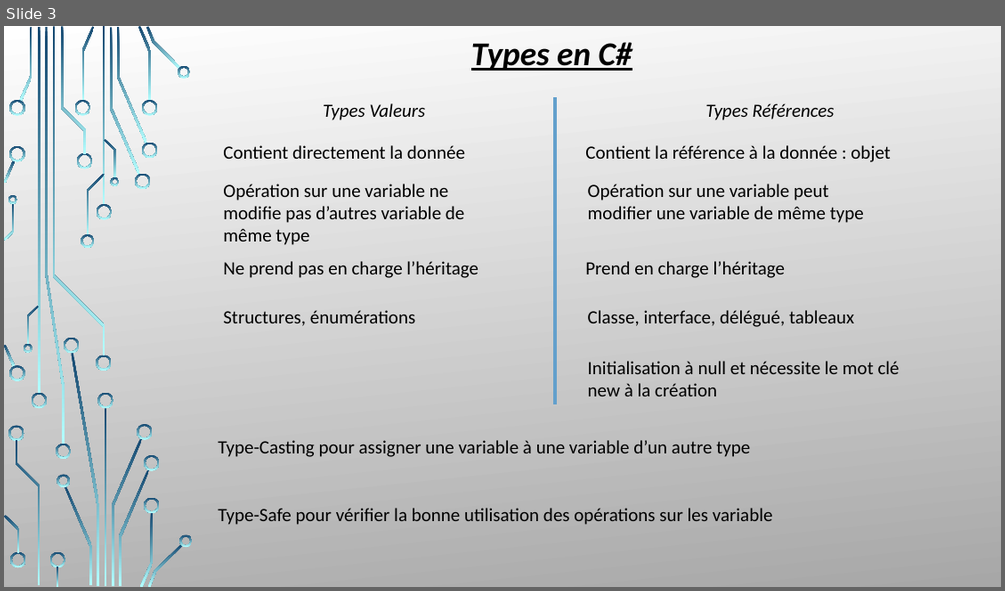
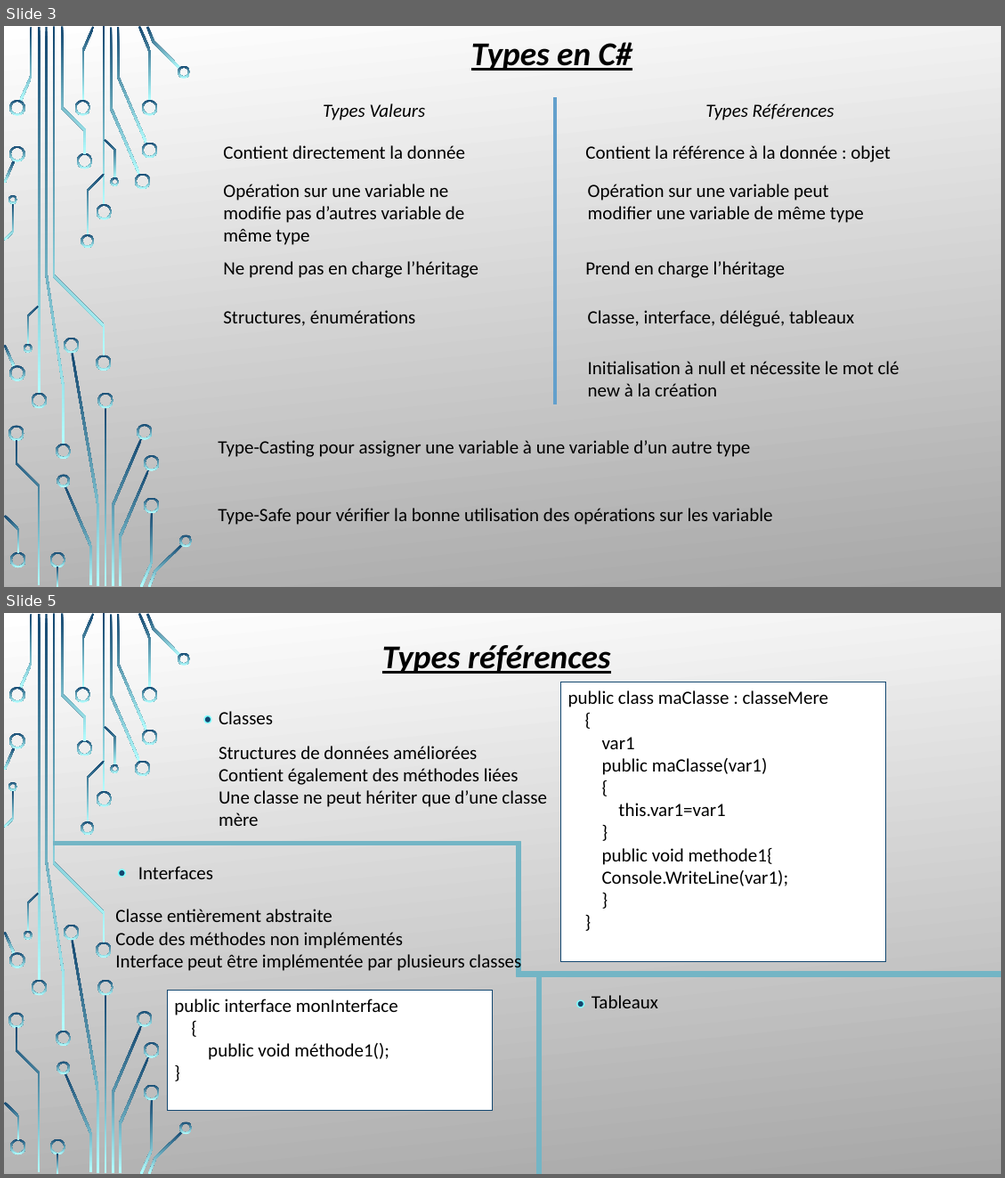
Before and after one commit to LouisMalbranque/Projet-C-S2, a slide deck: CoursCS2.pptx. Shown one above the other, each under a label of ours: slide 3 before the commit, slides 3 and 5 after it; the slides between them are not shown. The pictures are 1005x591 and 1005x1178 pixels, drawn with LibreOffice and Linux fonts; fonts in the diff are those of the drawing; background and template pictures are left out. Boxes give left, top, right and bottom in pixels: in the first picture for what was removed or moved away, otherwise in the second. Text is boxed around its words. In the diff, an @@ line names an element or a change of style, - is before the commit and + after.

```diff
--- a/CoursCS2.pptx
+++ b/CoursCS2.pptx
@@ slide 5 added at <box>4,613,1001,1174</box>, background picture (left out); not listed: 54 template elements that a slide beside it also shows @@
@@ text added at <box>382,645,611,674</box>, 32 pt, text #000000, bold, italic, underline @@
+Types références
@@ rectangle added at <box>561,682,886,962</box>, fill #FFFFFF, outline #134770 0.75 pt, 18 pt, text #000000 @@
+public class maClasse : classeMere
+{
+var1
+public maClasse(var1)
+{
+this.var1=var1
+}
+public void methode1{
+Console.WriteLine(var1);
+}
+}
@@ ellipse added at <box>204,716,211,723</box>, fill #134770, outline #82FFFF 1.25 pt @@
@@ text added at <box>218,711,273,724</box>, 18 pt, text #000000 @@
+Classes
@@ text added at <box>218,746,547,826</box>, 18 pt, text #000000 @@
+Structures de données améliorées
+Contient également des méthodes liées
+Une classe ne peut hériter que d’une classe
+mère
@@ rectangle added at <box>53,841,520,844</box>, fill #73B5C5, outline #73B5C5 1.25 pt @@
@@ rectangle added at <box>517,844,520,975</box>, fill #73B5C5, outline #73B5C5 1.25 pt @@
@@ ellipse added at <box>119,869,125,877</box>, fill #134770, outline #82FFFF 1.25 pt @@
@@ text added at <box>138,866,213,879</box>, 18 pt, text #000000 @@
+Interfaces
@@ text added at <box>115,908,522,973</box>, 18 pt, text #000000 @@
+Classe entièrement abstraite
+Code des méthodes non implémentés
+Interface peut être implémentée par plusieurs classes
@@ rectangle added at <box>517,971,1001,976</box>, fill #73B5C5, outline #73B5C5 1.25 pt @@
@@ rectangle added at <box>537,973,541,1174</box>, fill #73B5C5, outline #73B5C5 1.25 pt @@
@@ rectangle added at <box>167,989,493,1111</box>, fill #FFFFFF, outline #134770 0.75 pt, 18 pt, text #000000 @@
+public interface monInterface
+{
+public void méthode1();
+}
@@ ellipse added at <box>577,1000,584,1008</box>, fill #134770, outline #82FFFF 1.25 pt @@
@@ text added at <box>591,995,658,1008</box>, 18 pt, text #000000 @@
+Tableaux
```
Also in this commit, not shown: 1 other slide added, 2 slides removed, 1 other file.
